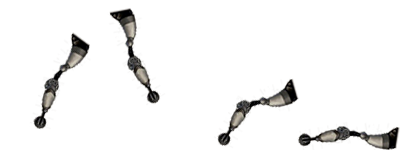
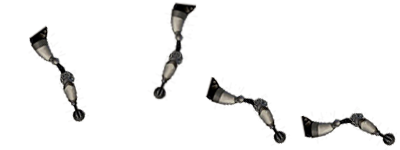
Before/after of a 400x150 layered artwork. What changed in the layer stack:
painted on "robot character arm copy 16" over [28, 25, 91, 130]
hid "robot character arm copy 21" over [297, 121, 400, 150]
added layer "robot character arm copy 27" above "robot character arm copy 19" over [300, 107, 400, 150]
painted on "robot character arm copy 14" over [108, 2, 198, 105]
moved "robot character arm copy 26" above "Layer 3 copy 5", painted on it over [205, 76, 299, 148]
